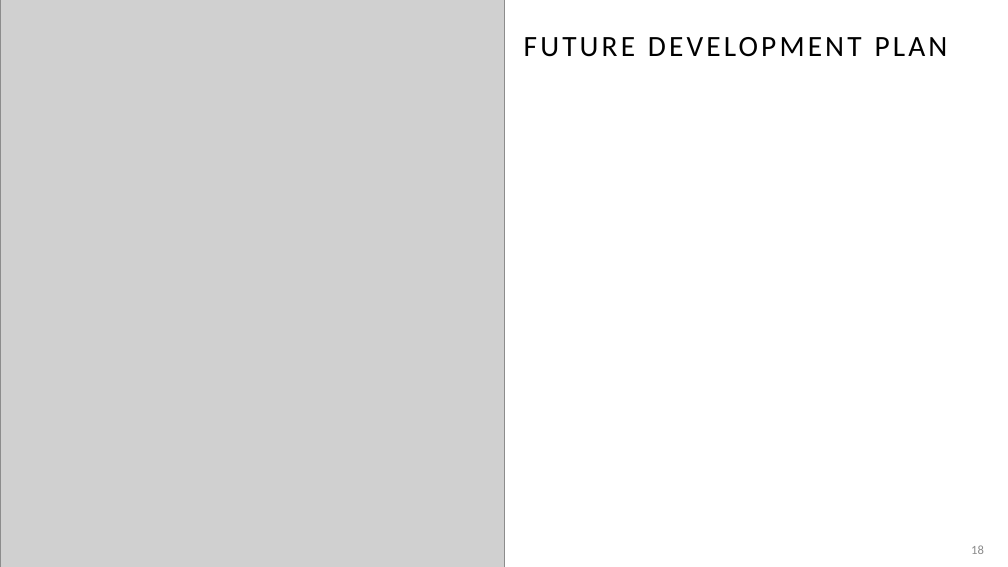
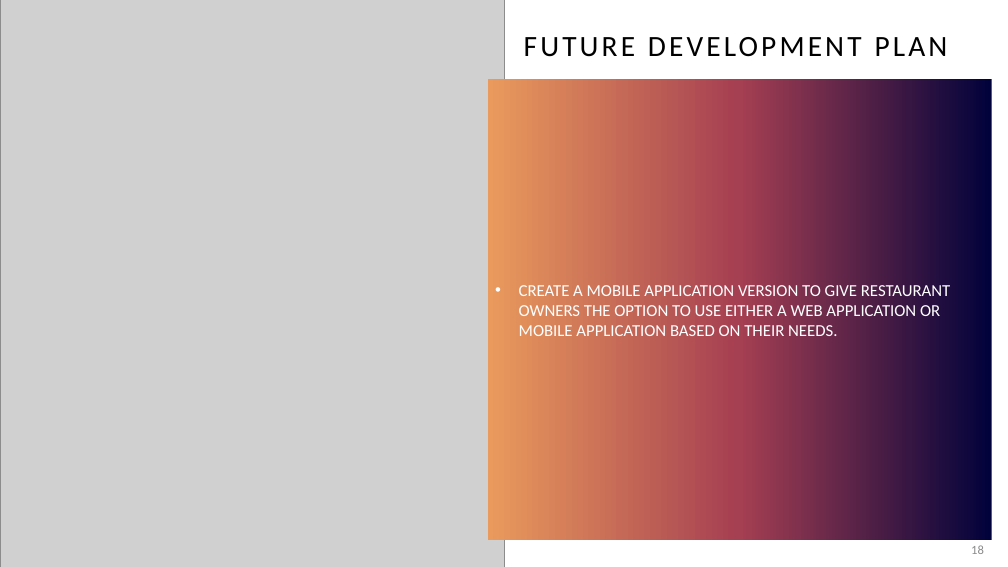
Before and after one commit to KL-3/CentRes, a slide deck: slide 18 of CentRes.pptx. Drawn at 1008x567 pixels with LibreOffice and Linux fonts; fonts in the diff are those of the drawing; grey boxes stand for pictures. Boxes give left, top, right and bottom in pixels: in the first picture for what was removed or moved away, otherwise in the second. Text is boxed around its words. In the diff, an @@ line names an element or a change of style, - is before the commit and + after.

```diff
--- a/CentRes.pptx
+++ b/CentRes.pptx
@@ text added at [488,79,992,541], fill gradient #01023B to #A53F52 to #EA9A5C, 16 pt, text #FFFFFF @@
+• CREATE A MOBILE APPLICATION VERSION TO GIVE RESTAURANT OWNERS THE OPTION TO USE EITHER A WEB APPLICATION OR MOBILE APPLICATION BASED ON THEIR NEEDS.
```
Also in this commit, not shown: 1 other slide changed.
